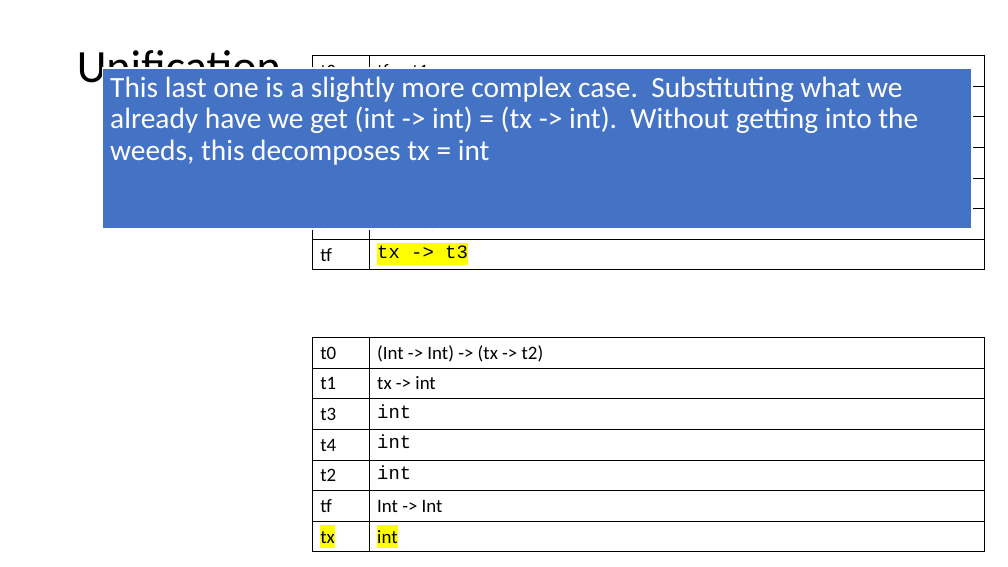
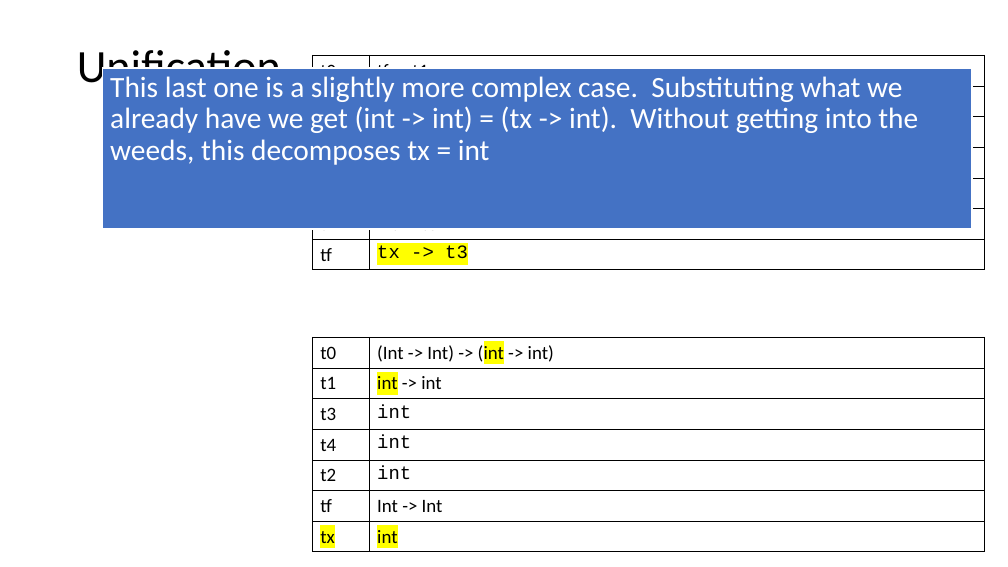
Before and after one commit to RHIT-CSSE/csse304, a slide deck: slide 11 of ClassMaterials/ImplicitTyping/ImplicitTyping.pptx. Drawn at 1008x567 pixels with LibreOffice and Linux fonts; fonts in the diff are those of the drawing. Boxes give left, top, right and bottom in pixels: in the first picture for what was removed or moved away, otherwise in the second. Text is boxed around its words. In the diff, an @@ line names an element or a change of style, - is before the commit and + after.

```diff
--- a/ClassMaterials/ImplicitTyping/ImplicitTyping.pptx
+++ b/ClassMaterials/ImplicitTyping/ImplicitTyping.pptx
@@ table at [313,337,985,552] @@
-row 1, column 2: (Int -> Int) -> (tx -> t2)
+row 1, column 2: (Int -> Int) -> (int -> int)
-row 2, column 2: tx -> int
+row 2, column 2: int -> int
```
Also in this commit, not shown: 3 other slides changed, 1 other file.
